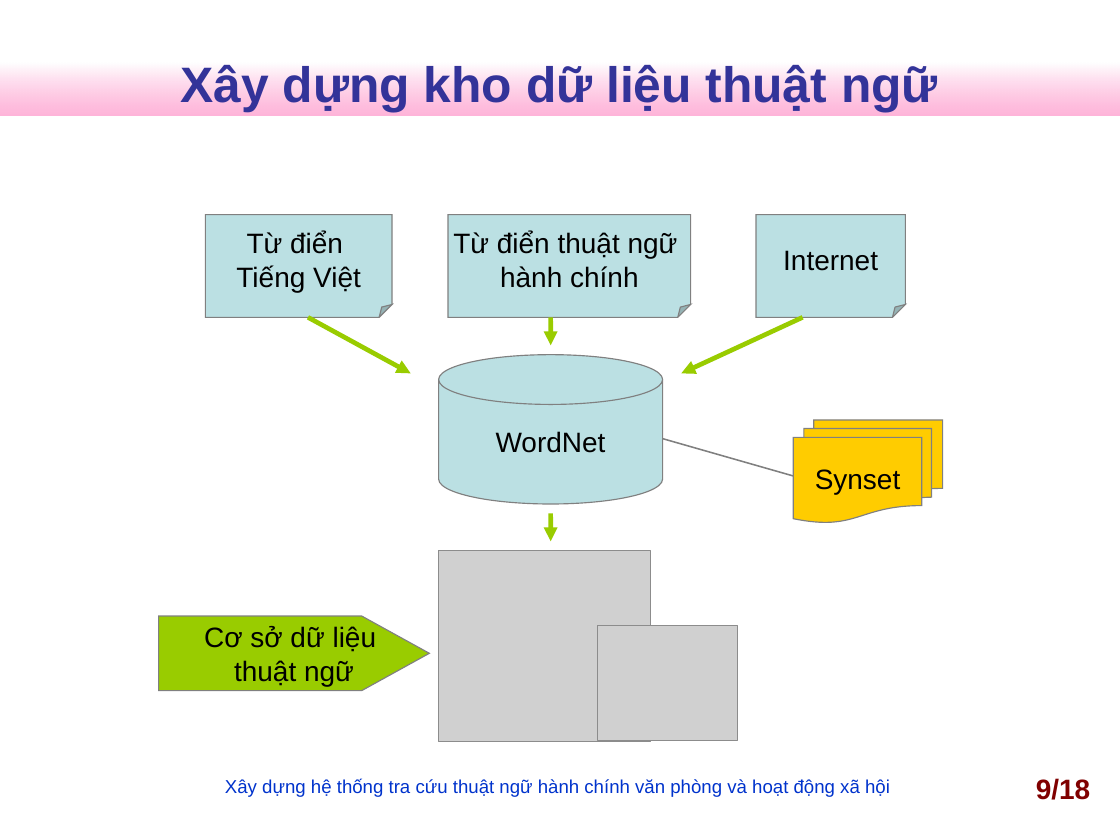
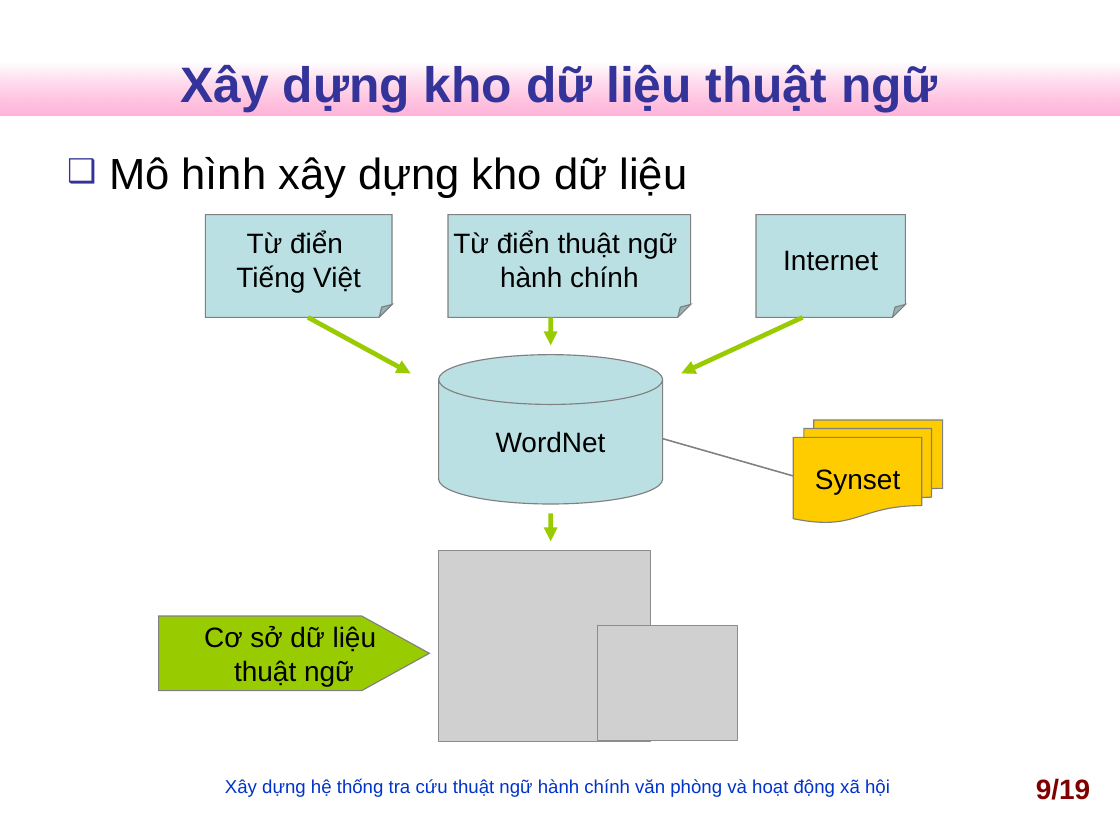
Before and after one commit to nguyentk90/tra-cuu-thuat-ngu-hanh-chinh, a slide deck: slide 9 of Documents/slideN2013.ppt. Drawn at 1120x840 pixels with LibreOffice and Linux fonts; fonts in the diff are those of the drawing; grey boxes stand for pictures; background and template pictures are left out. Boxes give left, top, right and bottom in pixels: in the first picture for what was removed or moved away, otherwise in the second. Text is boxed around its words. In the diff, an @@ line names an element or a change of style, - is before the commit and + after.

```diff
--- a/Documents/slideN2013.ppt
+++ b/Documents/slideN2013.ppt
@@ text added at (x1=109, y1=157, x2=688, y2=198), 28 pt, text #000000 @@
+❑ Mô hình xây dựng kho dữ liệu
@@ page number at (x1=1036, y1=778, x2=1090, y2=800): text changed @@
-9/18
+9/19
```
Also in this commit, not shown: 6 other slides changed, 1 slide added, 1 slide removed.
